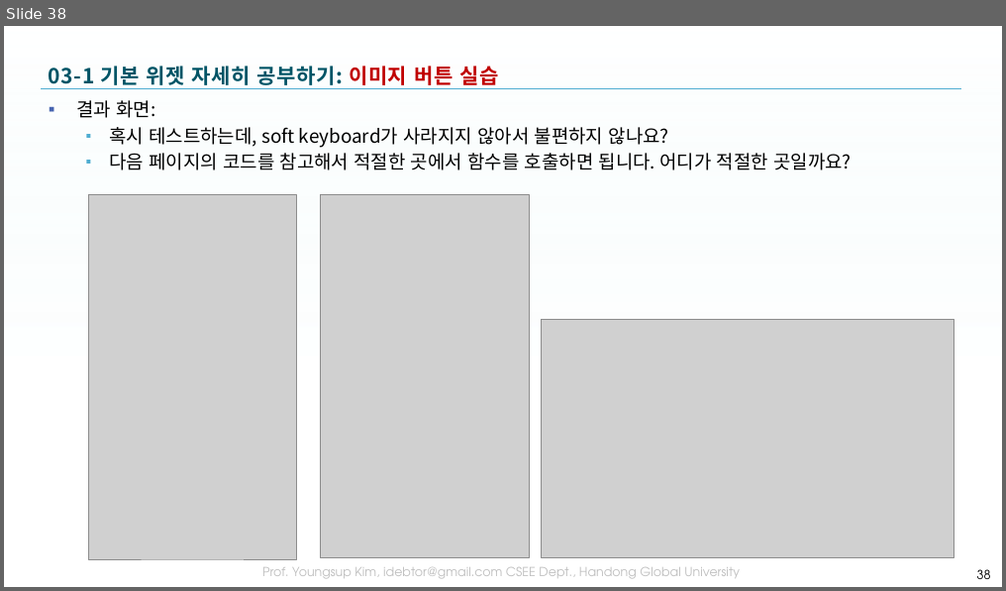
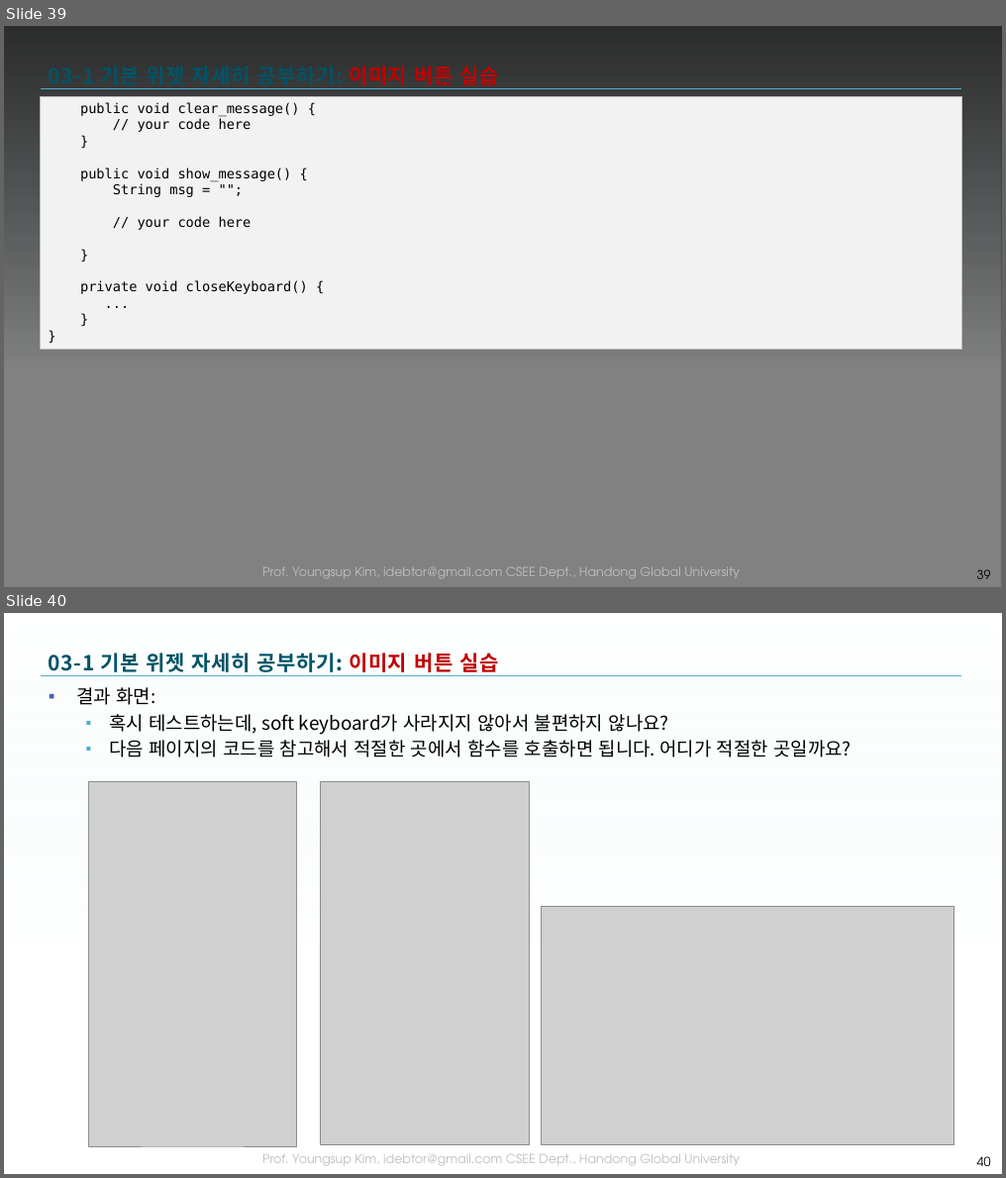
Before and after one commit to tae7841/HuStarAS, a slide deck: ppts/03Widget.pptx. Shown one above the other, each under a label of ours: slide 38 before the commit, slides 39 and 40 after it. The pictures are 1006x591 and 1006x1178 pixels, drawn with LibreOffice and Linux fonts; fonts in the diff are those of the drawing; grey boxes stand for pictures; background and template pictures are left out; a plain dark background stands for a picture behind light text. Boxes give left, top, right and bottom in pixels: in the first picture for what was removed or moved away, otherwise in the second. Text is boxed around its words. In the diff, an @@ line names an element or a change of style, - is before the commit and + after.

```diff
--- a/ppts/03Widget.pptx
+++ b/ppts/03Widget.pptx
@@ slide 39 added at (x1=4, y1=26, x2=1002, y2=587), background picture (left out); not listed: 3 template elements that a slide beside it also shows @@
@@ title added at (x1=49, y1=66, x2=498, y2=85), 20 pt, text gradient #005466 to #005061 to #003E4B, bold @@
+03-1 기본 위젯 자세히 공부하기: 이미지 버튼 실습
@@ rectangle added at (x1=41, y1=96, x2=962, y2=350), fill #F2F2F2, outline #BFBFBF 0.75 pt, 13 pt, text #000000 @@
+public void clear_message() {
+// your code here
+}
+public void show_message() {
+String msg = "";
+// your code here
+}
+private void closeKeyboard() {
+...
+}
+}
@@ page number added at (x1=977, y1=570, x2=991, y2=579), 12 pt, text #000000 @@
+39
@@ what was slide 38 is now slide 40 @@
@@ page number at (x1=977, y1=1157, x2=991, y2=1166): text changed @@
-38
+40
```
Also in this commit, not shown: 1 other slide added.
